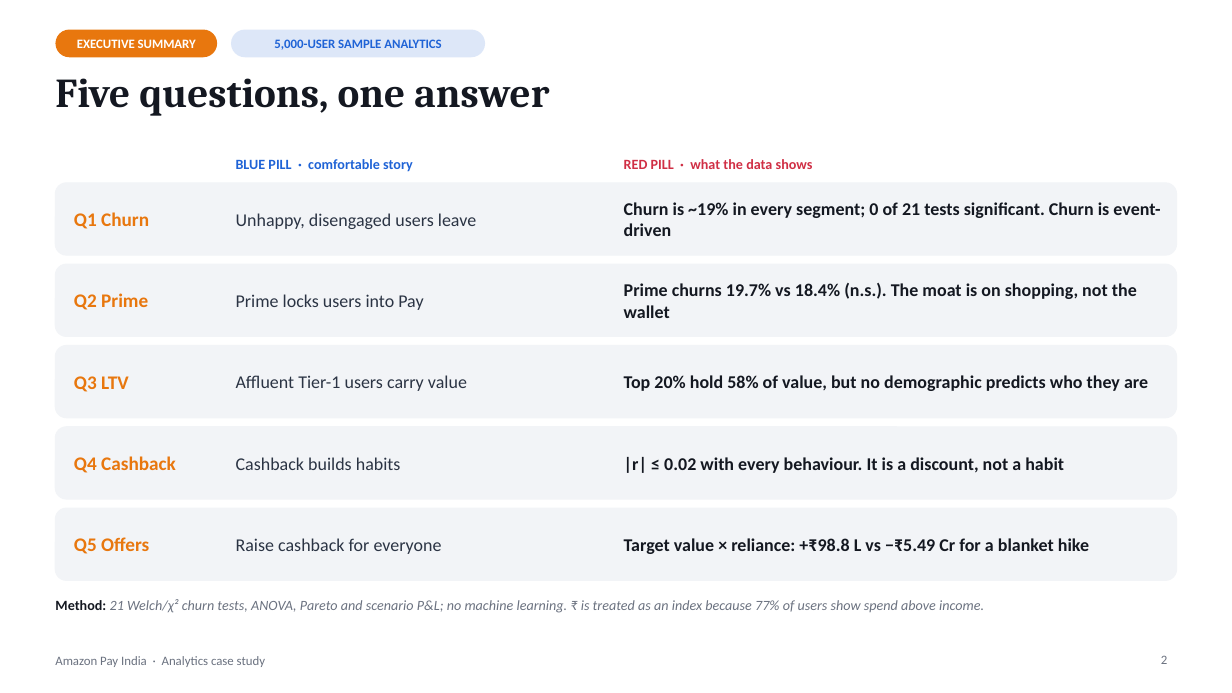
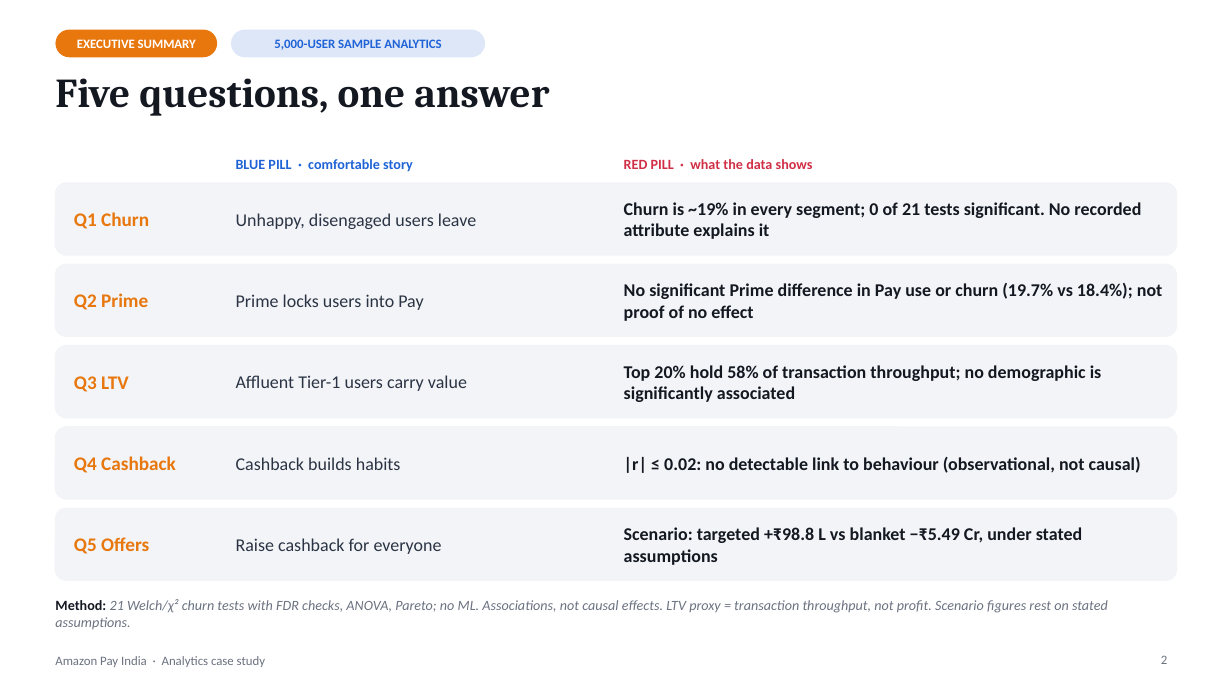
Before and after one commit to ashish-waghmare0312/amazon-pay-analytics-dashboard, a slide deck: slide 2 of presentation/Amazon_Pay_India_Case_Deck.pptx. Drawn at 1232x693 pixels with LibreOffice and Linux fonts; fonts in the diff are those of the drawing. Boxes give left, top, right and bottom in pixels: in the first picture for what was removed or moved away, otherwise in the second. Text is boxed around its words. In the diff, an @@ line names an element or a change of style, - is before the commit and + after.

```diff
--- a/presentation/Amazon_Pay_India_Case_Deck.pptx
+++ b/presentation/Amazon_Pay_India_Case_Deck.pptx
@@ text at (624, 202, 1141, 239): text changed @@
-Churn is ~19% in every segment; 0 of 21 tests significant. Churn is event-driven
+Churn is ~19% in every segment; 0 of 21 tests significant. No recorded attribute explains it
@@ text at (624, 283, 1163, 321): text changed @@
-Prime churns 19.7% vs 18.4% (n.s.). The moat is on shopping, not the wallet
+No significant Prime difference in Pay use or churn (19.7% vs 18.4%); not proof of no effect
@@ text at (624, 365, 1102, 402): text changed @@
-Top 20% hold 58% of value, but no demographic predicts who they are
+Top 20% hold 58% of transaction throughput; no demographic is significantly associated
@@ text at (624, 457, 1141, 473): text changed @@
-|r| ≤ 0.02 with every behaviour. It is a discount, not a habit
+|r| ≤ 0.02: no detectable link to behaviour (observational, not causal)
@@ text at (624, 527, 1083, 565): text changed @@
-Target value × reliance: +₹98.8 L vs −₹5.49 Cr for a blanket hike
+Scenario: targeted +₹98.8 L vs blanket −₹5.49 Cr, under stated assumptions
@@ text at (55, 599, 1108, 629): text changed @@
-Method: 21 Welch/χ² churn tests, ANOVA, Pareto and scenario P&L; no machine learning. ₹ is treated as an index because 77% of users show spend above income.
+Method: 21 Welch/χ² churn tests with FDR checks, ANOVA, Pareto; no ML. Associations, not causal effects. LTV proxy = transaction throughput, not profit. Scenario figures rest on stated assumptions.
```
Also in this commit, not shown: 8 other slides changed.
